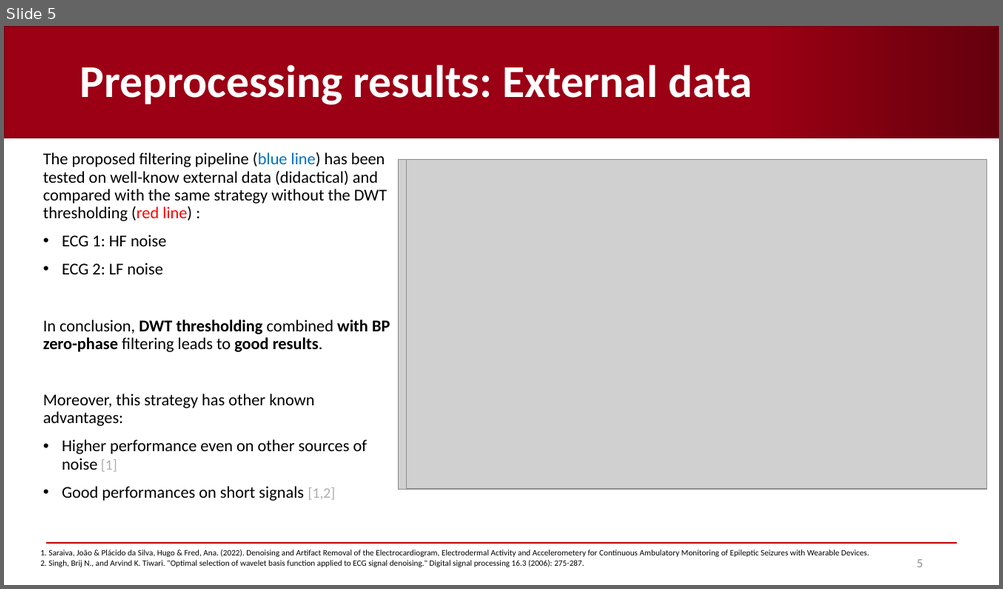
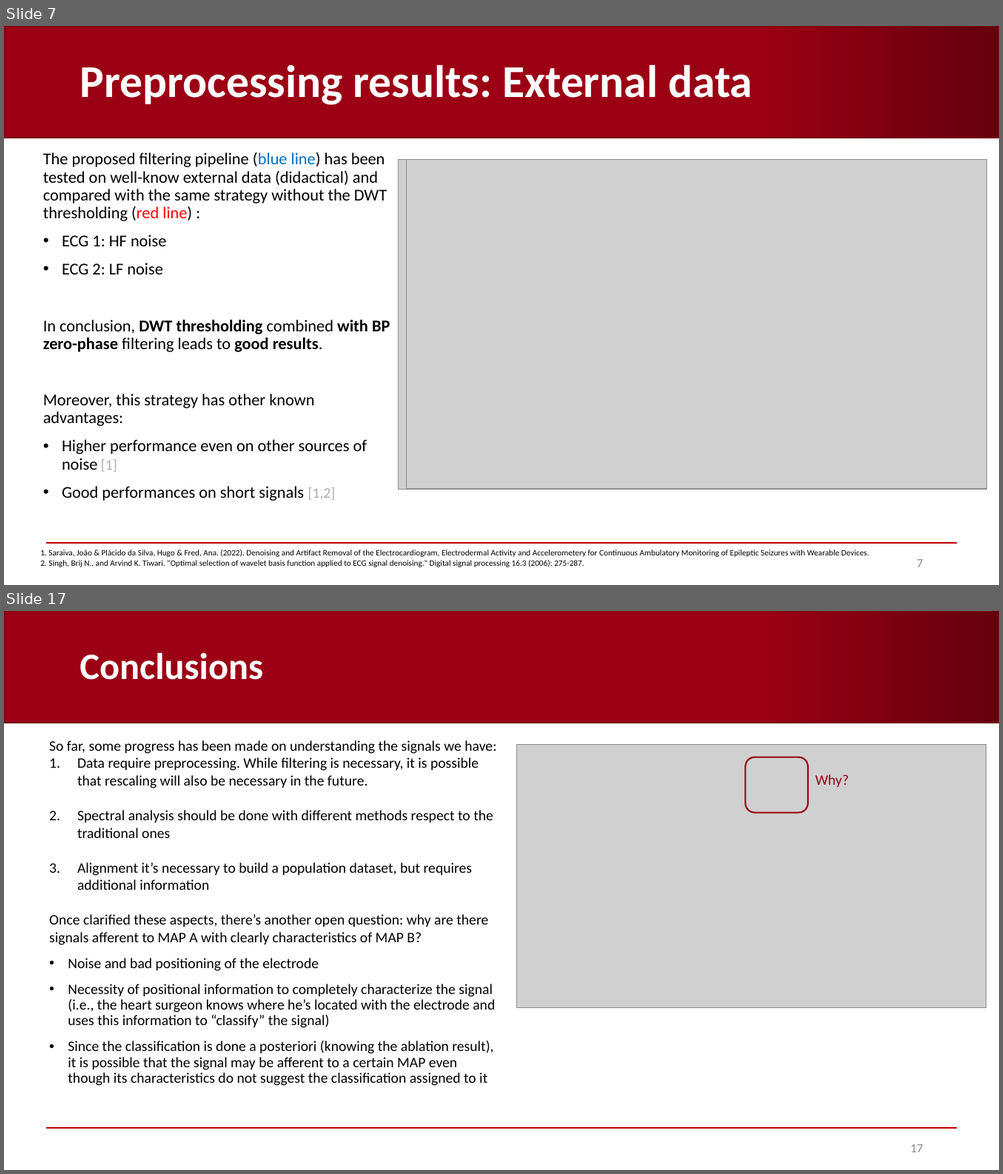
Before and after one commit to AndreaCorrado00/Tesi_magistrale_Corrado_Andrea, a slide deck: Documentation/4. Recap filters-spectrum-alignment .pptx. Shown one above the other, each under a label of ours: slide 5 before the commit, slides 7 and 17 after it; the slides between them are not shown. The pictures are 1003x589 and 1003x1174 pixels, drawn with LibreOffice and Linux fonts; fonts in the diff are those of the drawing; grey boxes stand for pictures; background and template pictures are left out. Boxes give left, top, right and bottom in pixels: in the first picture for what was removed or moved away, otherwise in the second. Text is boxed around its words. In the diff, an @@ line names an element or a change of style, - is before the commit and + after.

```diff
--- a/Documentation/4. Recap filters-spectrum-alignment .pptx
+++ b/Documentation/4. Recap filters-spectrum-alignment .pptx
@@ slide 17 added at [4, 611, 999, 1170], background #FFFFFF; not listed: 2 template elements that a slide beside it also shows @@
@@ title added at [79, 652, 263, 680], 36 pt, text #FFFFFF, bold @@
+Conclusions
@@ text added at [49, 741, 496, 1086], 14 pt, text #000000 @@
+So far, some progress has been made on understanding the signals we have:
+1. Data require preprocessing. While filtering is necessary, it is possible that rescaling will also be necessary in the future.
+2. Spectral analysis should be done with different methods respect to the traditional ones
+3. Alignment it’s necessary to build a population dataset, but requires additional information
+Once clarified these aspects, there’s another open question: why are there signals afferent to MAP A with clearly characteristics of MAP B?
+• Noise and bad positioning of the electrode
+• Necessity of positional information to completely characterize the signal (i.e., the heart surgeon knows where he’s located with the electrode and uses this information to “classify” the signal)
+• Since the classification is done a posteriori (knowing the ablation result), it is possible that the signal may be afferent to a certain MAP even though its characteristics do not suggest the classification assigned to it
@@ picture added at [517, 744, 985, 1008] @@
@@ rounded rectangle added at [745, 758, 808, 812], outline #9B0014 1.5 pt @@
@@ text added at [815, 775, 848, 787], 14 pt, text #9B0014 @@
+Why?
@@ rectangle added at [450, 789, 468, 801], fill #FFFFFF, outline #FFFFFF 1 pt @@
@@ page number added at [910, 1145, 922, 1153], 12 pt, text #8C8C8C @@
+17
@@ what was slide 5 is now slide 7 @@
@@ page number at [916, 560, 922, 568]: text changed @@
-5
+7
```
Also in this commit, not shown: 8 slides changed, 6 other slides added, 3 slides removed.
